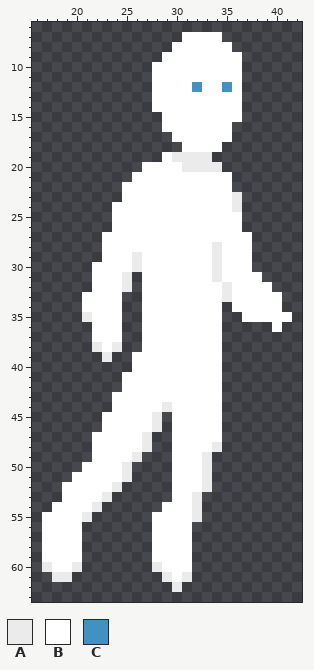
Two versions of one pixel-art file, android/assets/runner_jump.ase. That is the earlier state.
64x64 pixels, 1 frame. Shown: x 16..42, y 6..63.
Palette (. is transparent): A #ebebeb  B #ffffff  C #4192c3
Pixels before, first column x 17:
 7 ..............BBBB.......
 8 .............BBBBBB......
 9 ............BBBBBBBB.....
10 ...........BBBBBBBBB.....
11 ...........BBBBBBBBB.....
12 ...........BBBBCBBCB.....
13 ...........BBBBBBBBB.....
14 ...........BBBBBBBBB.....
15 ............BBBBBBBB.....
16 ............BBBBBBB......
17 .............BBBBBB......
18 ..............BBBB.......
19 ............BAAAA........
20 ..........BBBBAAAA.......
21 .........BBBBBBBBBB......
22 ........BBBBBBBBBBB......
23 ........BBBBBBBBBBBA.....
24 .......BBBBBBBBBBBBA.....
25 .......BBBBBBBBBBBBB.....
26 .......BBBBBBBBBBBBB.....
27 ......BBBBBBBBBBBBBBB....
28 ......BBBBBBBBBBBABBB....
29 ......BBBABBBBBBBABBB....
30 .....BBBBABBBBBBBABBB....
31 .....BBBA.BBBBBBBABBBB...
32 .....BBBA.BBBBBBBBABBBB..
33 ....BBBB..BBBBBBBBABBBBB.
34 ....BBBB..BBBBBBBB.BBBBB.
35 ....ABBB..BBBBBBBB..BBBBB
36 .....BBB..BBBBBBBB.....B.
37 .....BBB..BBBBBBBB.......
38 .....ABA..BBBBBBBB.......
39 ......A..BBBBBBBBB.......
40 .........BBBBBBBBB.......
41 ........BBBBBBBBBB.......
42 ........BBBBBBBBBB.......
43 .......BBBBBBBBBBB.......
44 .......BBBBBABBBBB.......
45 ......BBBBBA.BBBBB.......
46 ......BBBBBA.BBBBB.......
47 .....BBBBBA..BBBBB.......
48 .....BBBBBA..BBBBA.......
49 .....BBBBA...BBBA........
50 ....BBBBA....BBBA........
51 ...BBBBBA....BBBA........
52 ..BBBBBA.....BBBA........
53 ..BBBBA......BBA.........
54 .BBBBA......BBBA.........
55 BBBBA......BBBBA.........
56 BBBB.......BBBB..........
57 BBBB.......BBBB..........
58 BBBB.......BBBB..........
59 BBBB.......BBBB..........
60 ABBA.......ABBB..........
61 .AA.........ABA..........
62 .............A...........
And afterwards:
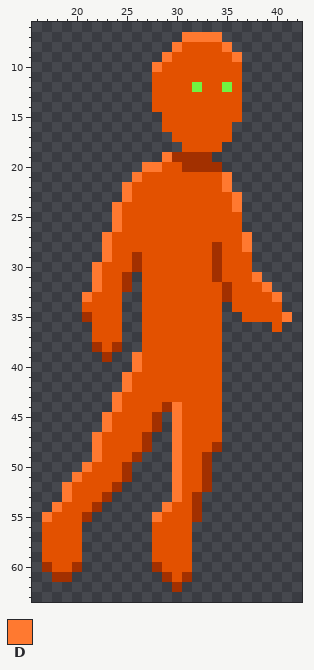
Colours new in this view: D #ff7930
From old to new:
Colour A changes from #ebebeb to #a23000.
Colour B changes from #ffffff to #e35100.
Colour C changes from #4192c3 to #71f341.
The author changed colour A to colour D in rows 23 to 24 at x 36.
The author changed colour B to colour D in row 7 at x 31 to 34; in row 8 at x 30 and 35; in row 9 at x 29 and 36; in row 10 at x 28; in row 19 at x 29; in row 20 at x 27 to 28.
The author changed colour B to colour D in row 21 at x 26 and 35; in row 22 at x 25 and 35; in row 23 at x 25; in rows 24 to 26 at x 24; in rows 27 to 28 at x 23 and 37; in row 29 at x 23.
The author changed colour B to colour D in row 30 at x 22; in row 31 at x 22 and 38; in row 32 at x 22 and 39; in row 33 at x 21 and 40; in row 35 at x 41; in rows 39 to 40 at x 26.
The author changed colour B to colour D in rows 41 to 42 at x 25; in row 43 at x 24; in row 44 at x 24 and 30; in rows 45 to 46 at x 23 and 30; in rows 47 to 49 at x 22 and 30; in row 50 at x 21 and 30.
The author changed colour B to colour D in row 51 at x 20 and 30; in rows 52 to 53 at x 19 and 30; in row 54 at x 18 and 29; in row 55 at x 17 and 28.
Pixel boxes of the changes (left, top, right, bottom) in both pictures:
changed: (42, 32, 292, 592)
